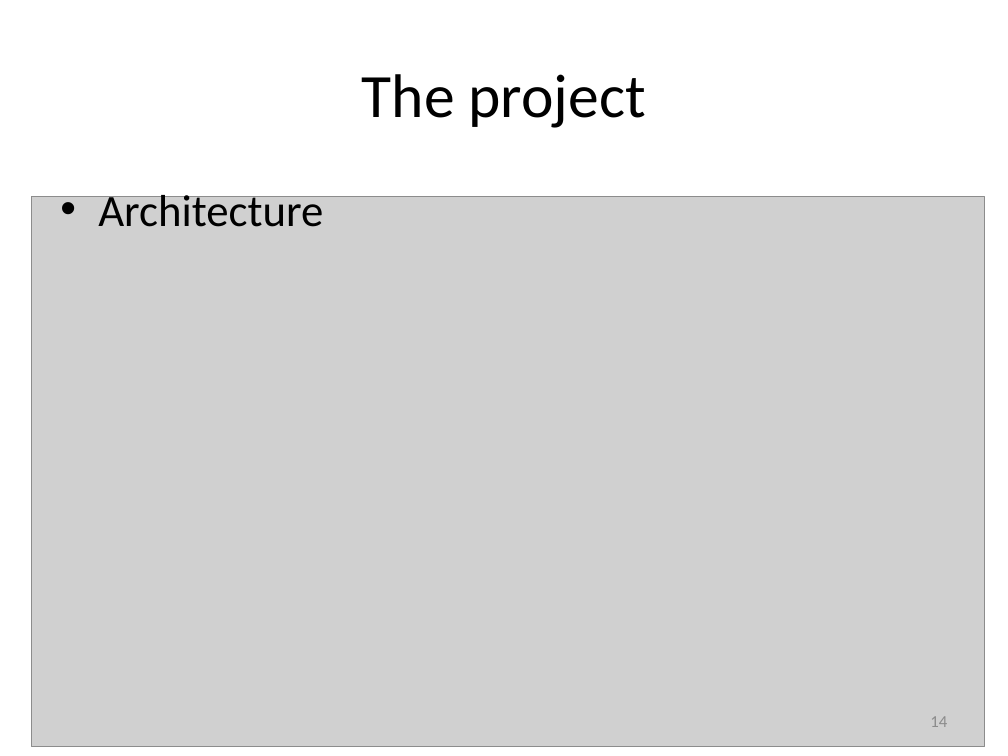
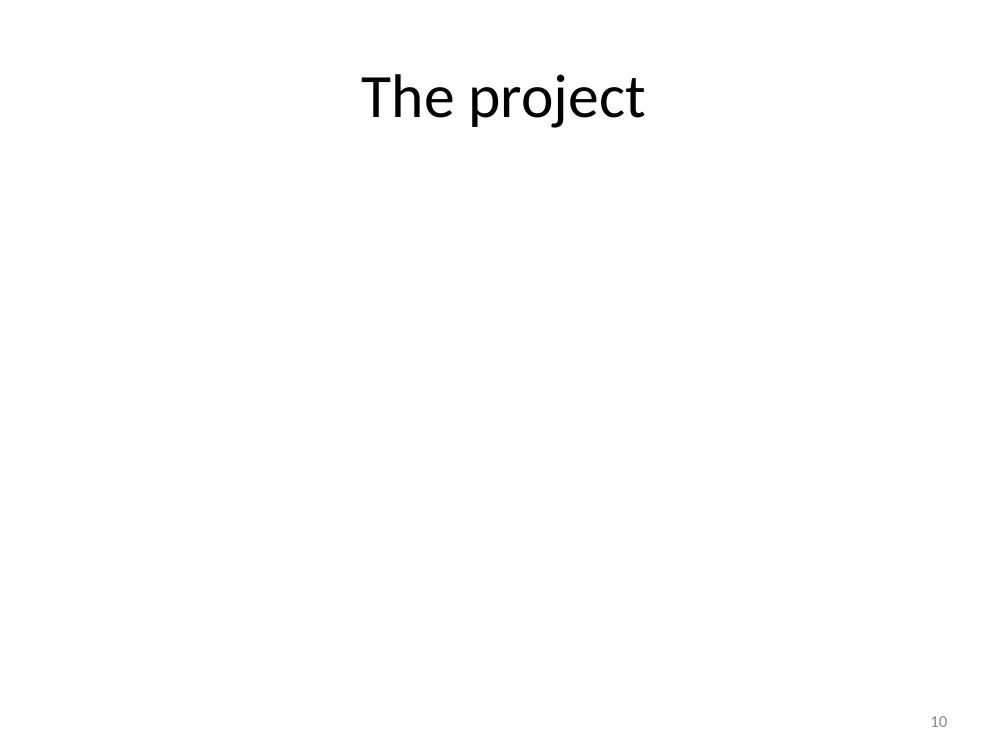
Before and after one commit to isurup/kalle-martin-group, a slide deck: slide 10 of SSE3/MartinPresentation/SSE3_1.pptx (slide 14 before the commit). Drawn at 1008x756 pixels with LibreOffice and Linux fonts; fonts in the diff are those of the drawing; grey boxes stand for pictures. Boxes give left, top, right and bottom in pixels: in the first picture for what was removed or moved away, otherwise in the second. Text is boxed around its words. In the diff, an @@ line names an element or a change of style, - is before the commit and + after.

```diff
--- a/SSE3/MartinPresentation/SSE3_1.pptx
+++ b/SSE3/MartinPresentation/SSE3_1.pptx
@@ picture removed at <box>31,197,985,746</box> @@
@@ text removed at <box>98,189,323,227</box> @@
-• Architecture
@@ page number at <box>930,716,947,727</box>: text changed @@
-14
+10
```
Also in this commit, not shown: 1 other slide changed, 5 slides removed.
